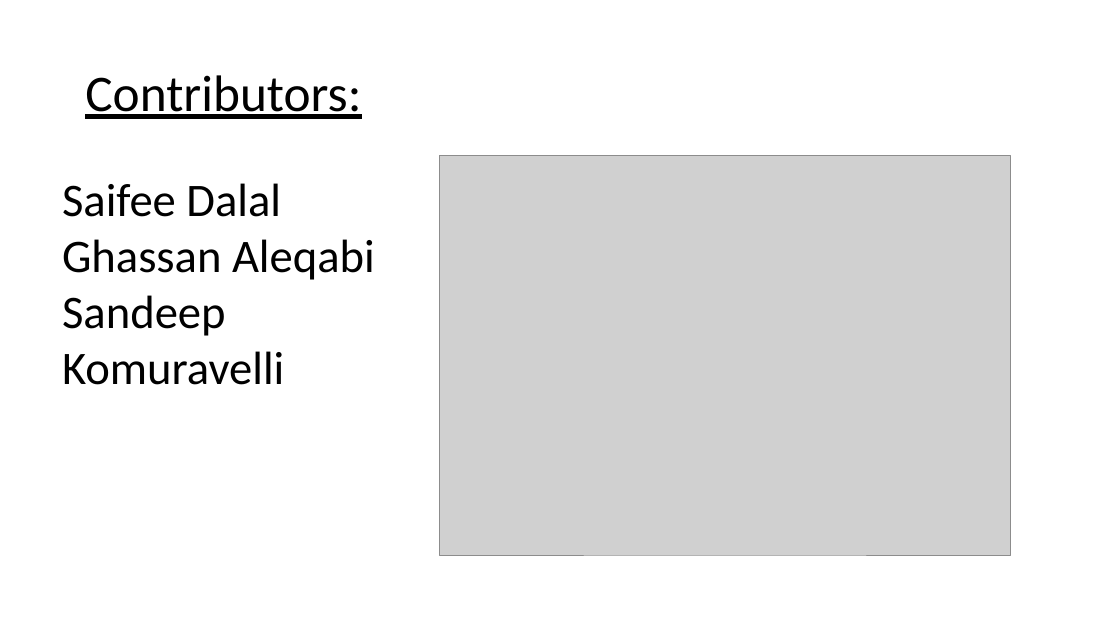
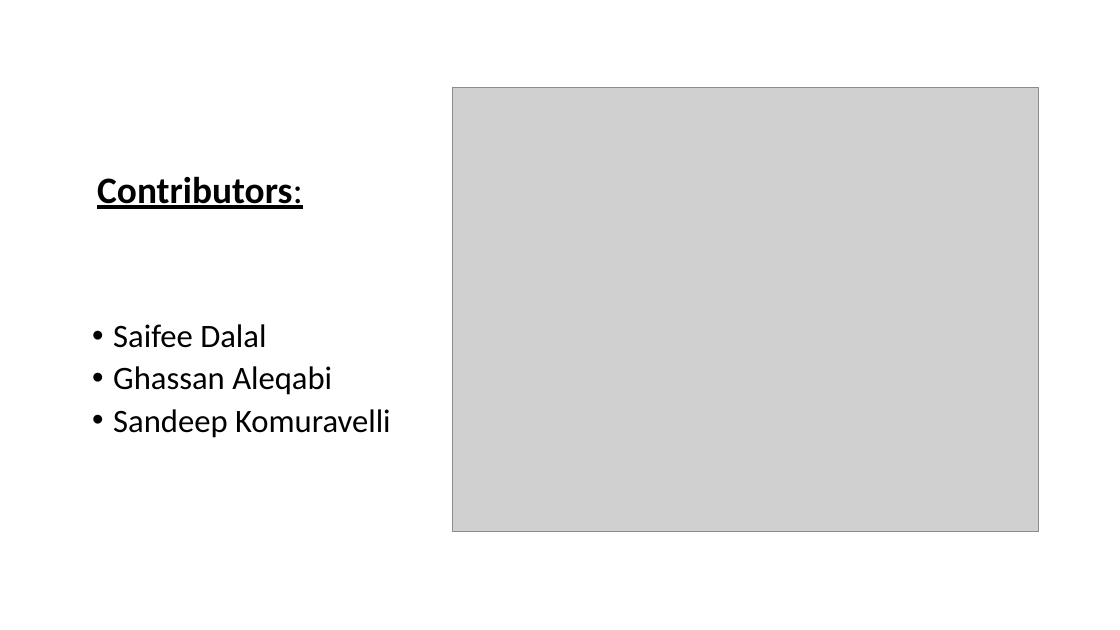
Before and after one commit to Randy0601/GroupProject, a slide deck: slide 2 of Ghassan-P/GroupProject-starbucks.pptx. Drawn at 1120x630 pixels with LibreOffice and Linux fonts; fonts in the diff are those of the drawing; grey boxes stand for pictures. Boxes give left, top, right and bottom in pixels: in the first picture for what was removed or moved away, otherwise in the second. Text is boxed around its words. In the diff, an @@ line names an element or a change of style, - is before the commit and + after.

Commit message:
Formatted presentation

```diff
--- a/Ghassan-P/GroupProject-starbucks.pptx
+++ b/Ghassan-P/GroupProject-starbucks.pptx
@@ picture: place and size @@
-picture at (440, 155, 1011, 555)
+picture at (453, 87, 1038, 531)
@@ title "Contributors:": place and size @@
-title "Contributors:" at (85, 75, 361, 119)
+title "Contributors:" at (97, 176, 303, 209)
@@ title "Contributors:" at (97, 176, 303, 209): size 44 to 32 pt, bold on @@
@@ text "Saifee Dalal": place and size @@
-text "Saifee Dalal" at (62, 183, 375, 385)
+text "Saifee Dalal" at (113, 324, 391, 438)
@@ text "Saifee Dalal" at (113, 324, 391, 438): size 40 to 28 pt; bullet none to •; line spacing 1 to 0.9; more space between paragraphs @@
```
Also in this commit, not shown: 23 other slides changed, 1 slide added.
